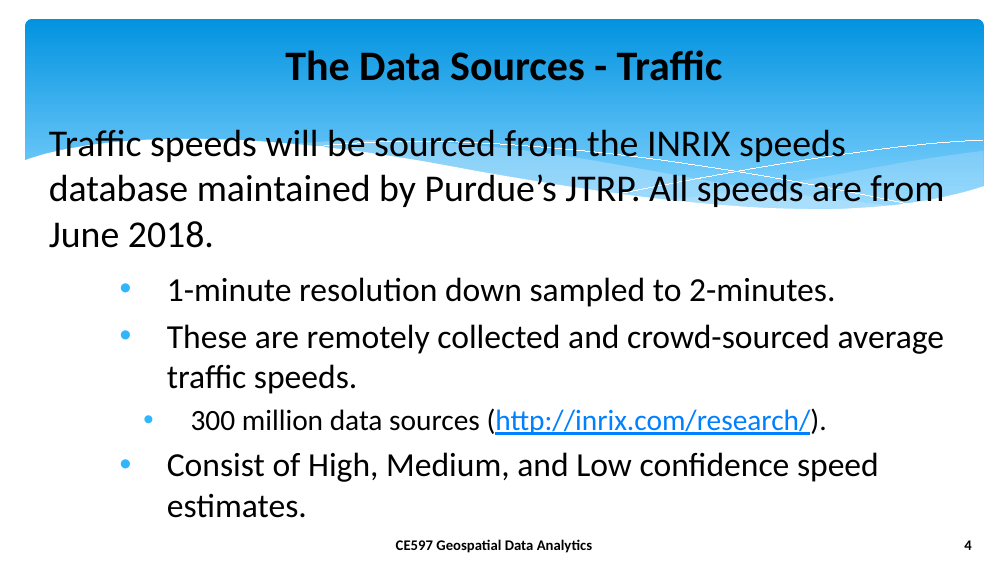
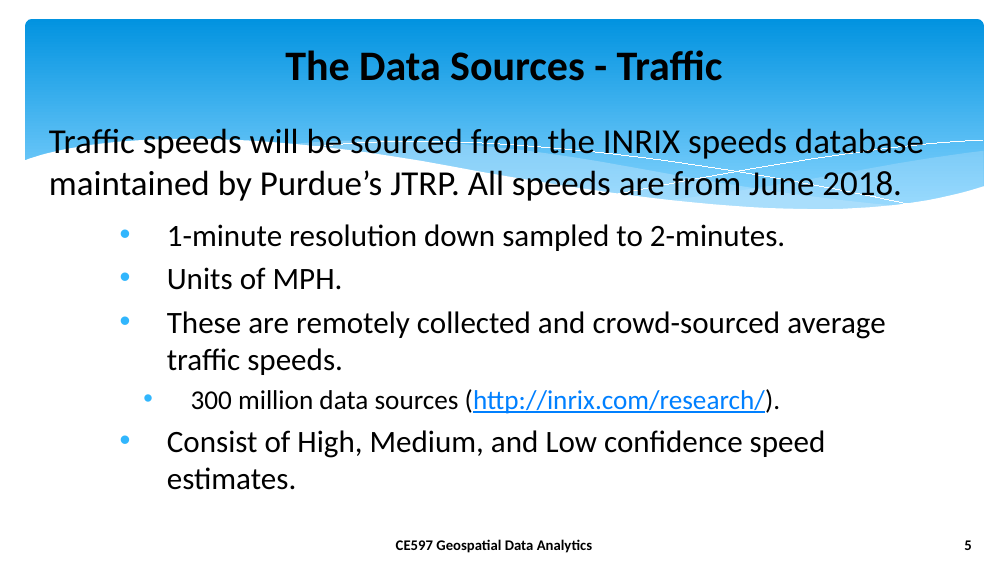
Before and after one commit to Foxhound013/CE-597_GDA, a slide deck: slide 5 of final_project/reports/presentation.pptx (slide 4 before the commit). Drawn at 1008x567 pixels with LibreOffice and Linux fonts; fonts in the diff are those of the drawing; background and template pictures are left out. Boxes give left, top, right and bottom in pixels: in the first picture for what was removed or moved away, otherwise in the second. Text is boxed around its words. In the diff, an @@ line names an element or a change of style, - is before the commit and + after.

```diff
--- a/final_project/reports/presentation.pptx
+++ b/final_project/reports/presentation.pptx
@@ text at (49,128,924,490): size 36 to 33.3 pt in "Traffic speeds will be sourced from the ..."; size 32 to 29.6 pt in "1-minute resolution down sampled to 2-minutes.", "These are remotely collected and crowd-sourced average ...", "Consist of High, Medium, and Low confidence ..."; size 28 to 25.9 pt in "300 million data sources (http://inrix.com/research/)." @@
@@ text at (167,267,343,290): paragraph added @@
+    • Units of MPH.
@@ page number at (964,540,971,550): text changed @@
-4
+5
```
Also in this commit, not shown: 4 other slides changed, 9 slides added, 9 other files.
